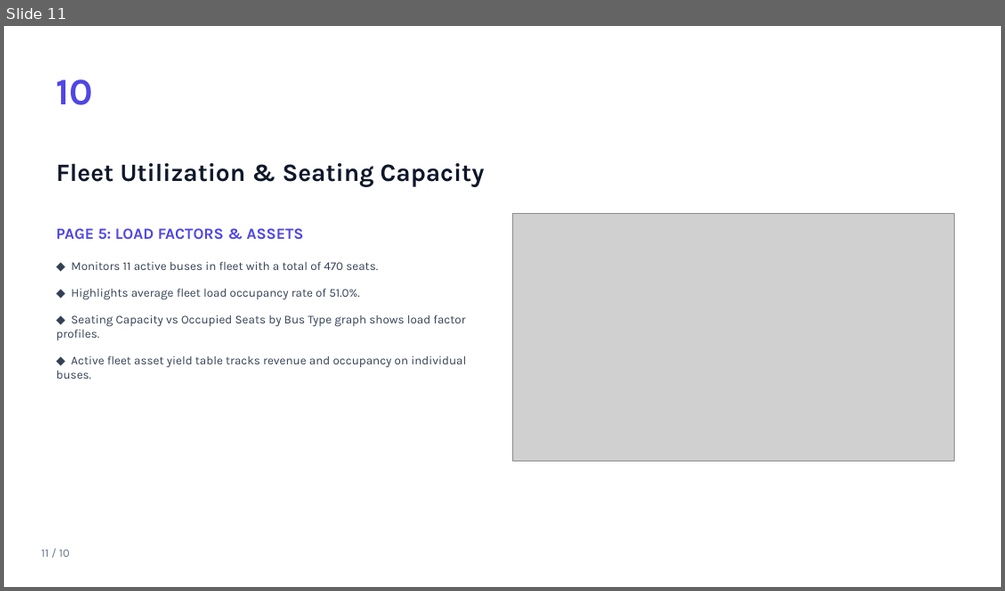
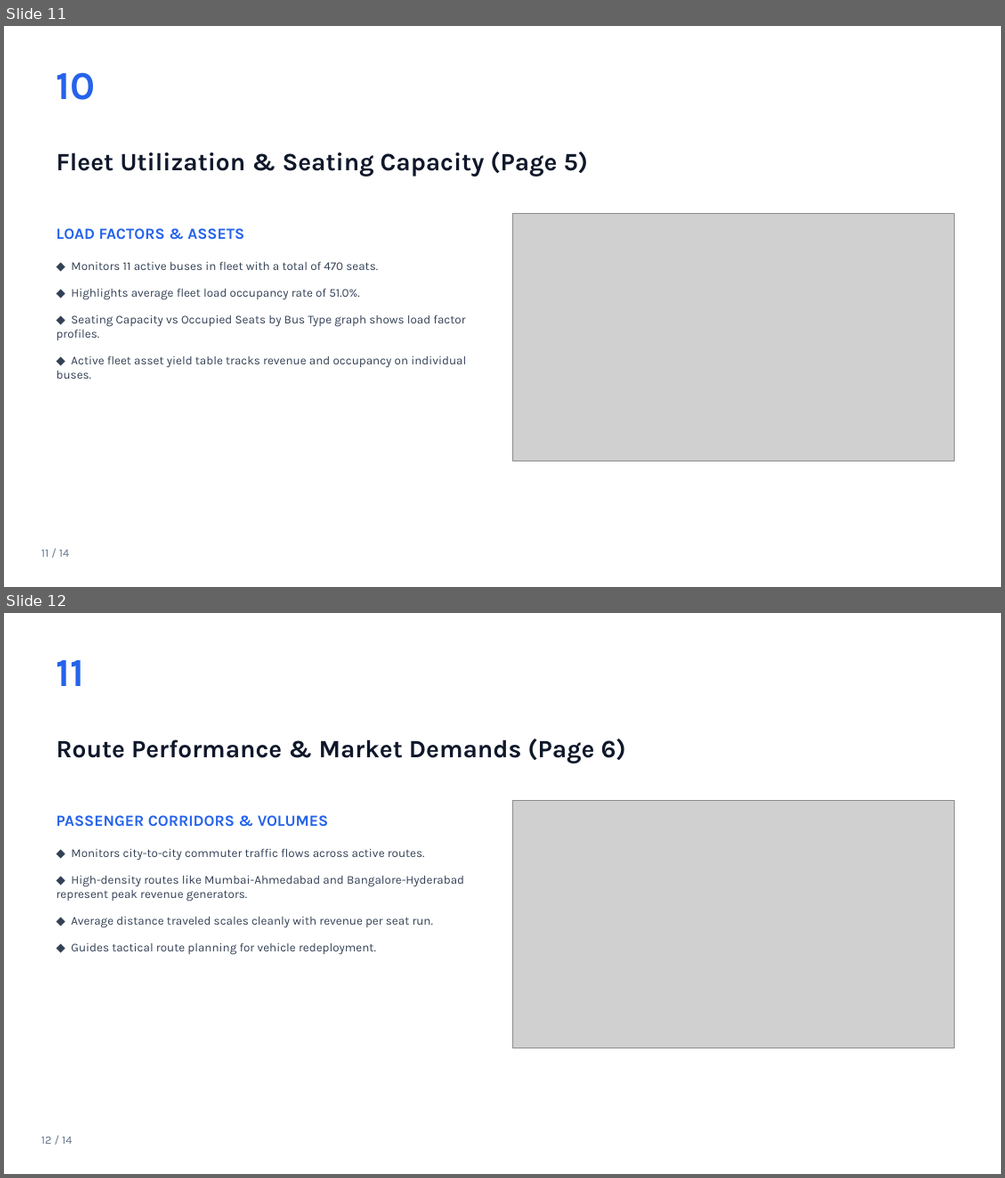
Before and after one commit to SHETYGURU/Revature-Bus-Booking-Analytical-System-, a slide deck: Bus Booking Analytics System (PowerBI)/documents/Bus_Booking_Analytics_PowerBI_light.pptx. Shown one above the other, each under a label of ours: slide 11 before the commit, slides 11 and 12 after it. The pictures are 1005x591 and 1005x1178 pixels, drawn with LibreOffice and Linux fonts; fonts in the diff are those of the drawing; grey boxes stand for pictures. Boxes give left, top, right and bottom in pixels: in the first picture for what was removed or moved away, otherwise in the second. Text is boxed around its words. In the diff, an @@ line names an element or a change of style, - is before the commit and + after.

```diff
--- a/Bus Booking Analytics System (PowerBI)/documents/Bus_Booking_Analytics_PowerBI_light.pptx
+++ b/Bus Booking Analytics System (PowerBI)/documents/Bus_Booking_Analytics_PowerBI_light.pptx
@@ slide 12 added at box(4, 613, 1001, 1174), background #FFFFFF @@
@@ text added at box(57, 660, 85, 686), 38 pt, text #2563EB, bold @@
+11
@@ text added at box(57, 738, 626, 763), 24 pt, text #0F172A, bold @@
+Route Performance & Market Demands (Page 6)
@@ text added at box(57, 815, 464, 955), 11.5 pt, text #334155 @@
+PASSENGER CORRIDORS & VOLUMES
+◆ Monitors city-to-city commuter traffic flows across active routes.
+◆ High-density routes like Mumbai-Ahmedabad and Bangalore-Hyderabad represent peak revenue generators.
+◆ Average distance traveled scales cleanly with revenue per seat run.
+◆ Guides tactical route planning for vehicle redeployment.
@@ picture added at box(512, 800, 954, 1048) @@
@@ text added at box(41, 1136, 72, 1143), 11 pt, text #64748B @@
+12 / 14
@@ slide 11 changed as well @@
@@ text "10": place and size @@
-text "10" at box(57, 79, 94, 105)
+text "10" at box(57, 72, 96, 100)
@@ text "10" at box(57, 72, 96, 100): size 36 to 38 pt, text colour #4F46E5 to #2563EB @@
@@ text at box(57, 151, 588, 176): text changed @@
-Fleet Utilization & Seating Capacity
+Fleet Utilization & Seating Capacity (Page 5)
@@ text at box(57, 228, 244, 240): text changed; text colour #4F46E5 to #2563EB @@
-PAGE 5: LOAD FACTORS & ASSETS
+LOAD FACTORS & ASSETS
@@ text at box(41, 549, 69, 556): text changed @@
-11 / 10
+11 / 14
```
Also in this commit, not shown: 10 other slides changed, 3 other slides added, 2 slides removed.
